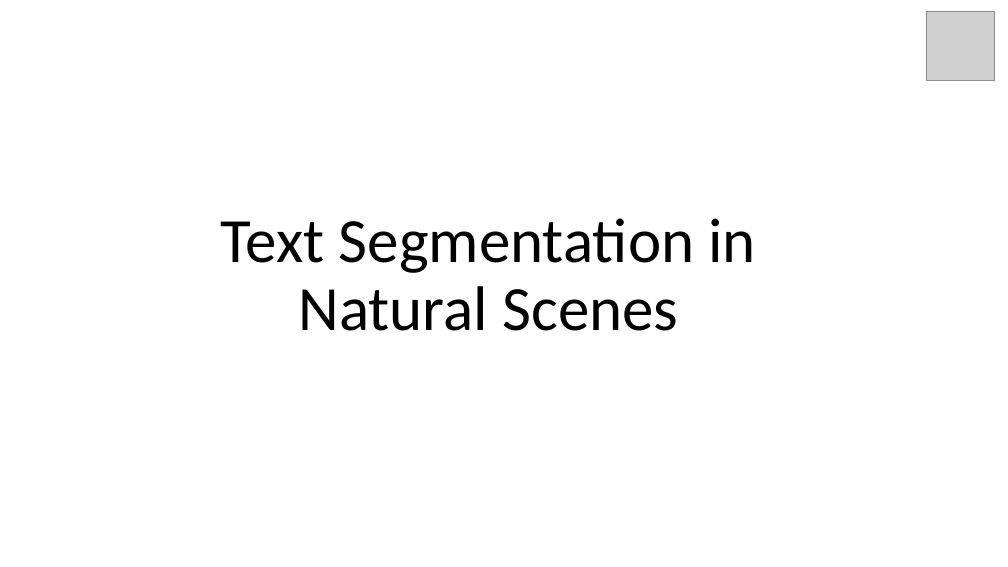
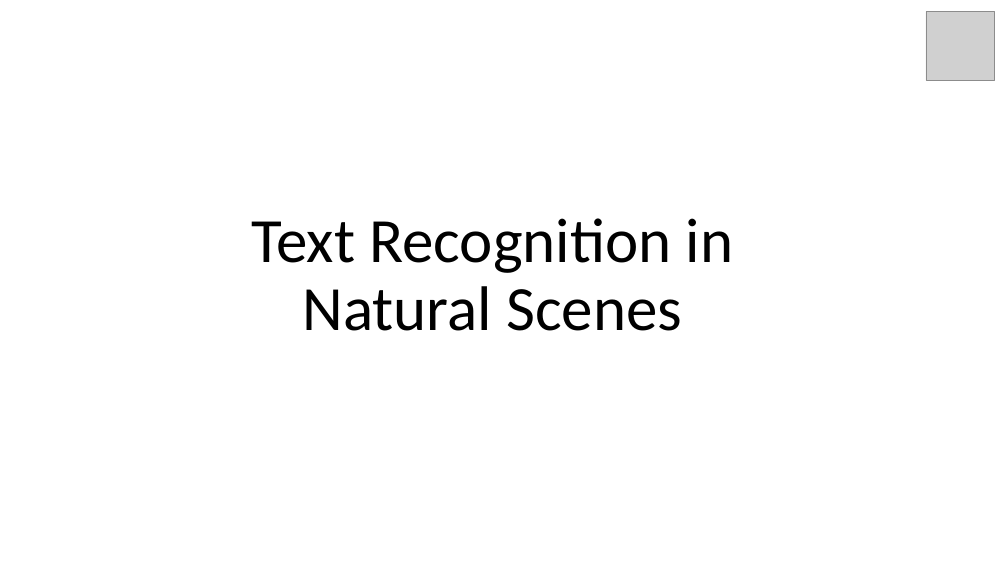
Before and after one commit to GustovalleyTechnovations/Text-Segmentation, a slide deck: slide 1 of Documents/Study/Project_Presentation.pptx. Drawn at 1008x567 pixels with LibreOffice and Linux fonts; fonts in the diff are those of the drawing; grey boxes stand for pictures. Boxes give left, top, right and bottom in pixels: in the first picture for what was removed or moved away, otherwise in the second. Text is boxed around its words. In the diff, an @@ line names an element or a change of style, - is before the commit and + after.

Commit message:
Initial Commit

```diff
--- a/Documents/Study/Project_Presentation.pptx
+++ b/Documents/Study/Project_Presentation.pptx
@@ title at (x1=251, y1=218, x2=734, y2=331): text changed @@
-Text Segmentation in Natural Scenes
+Text Recognition in Natural Scenes
```
